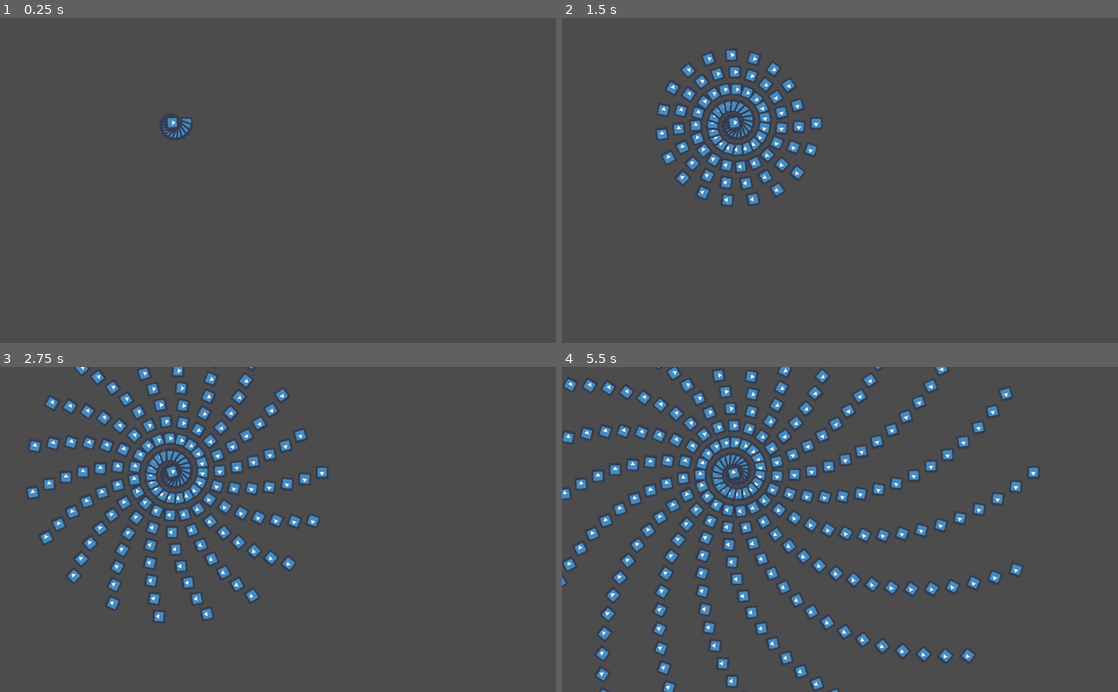
Above: before the commit, frames 1-4 (two rows, left to right).
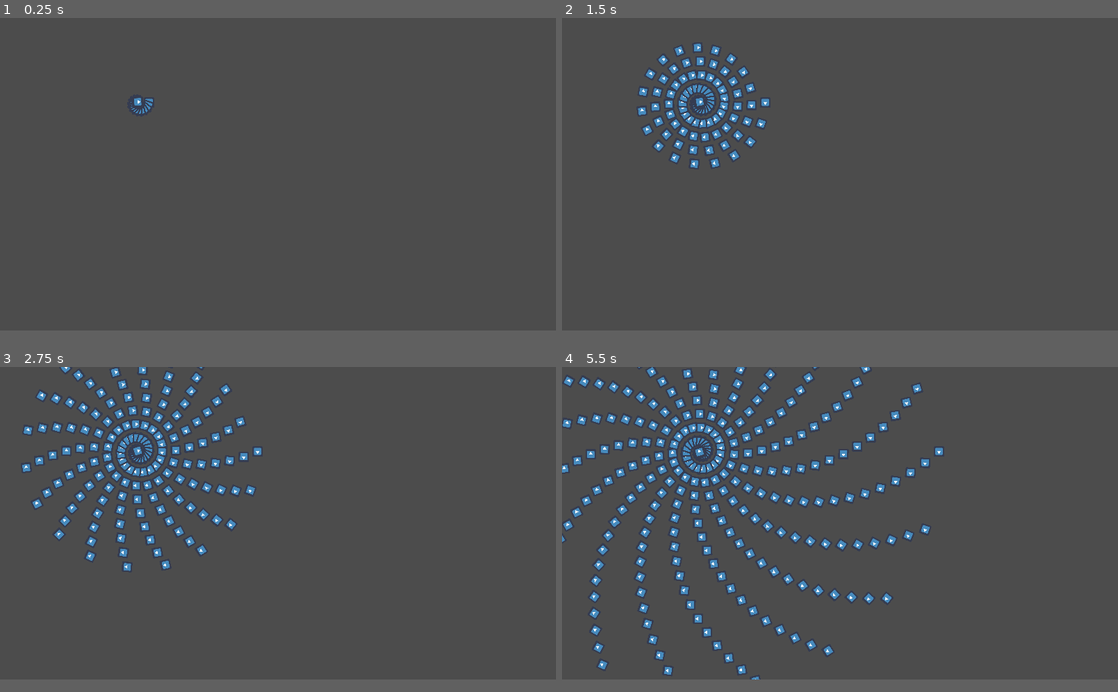
Above: after the commit, the same moments.

Repository: senseibobo/velika-gozba
Game: Godot game, scene res://World/World.tscn
Two runs of this game, one before a commit and one after it. Both use one fixed random seed, a clock stepped at 60 frames per second and the inputs below. The engine's default icon, where the game draws it, is replaced by a stand-in: a white triangle on a blue panel in a dark square.
Inputs (mouse positions are in pixels of both pictures, inside the frame that each line leads up to):
- Up to frame 1 (0.25 s): no input
- Up to frame 2 (1.5 s): move the mouse to (962, 164) at 0.52 s; move the mouse to (728, 196) at 1.27 s
- Up to frame 3 (2.75 s): move the mouse to (333, 458) at 2.02 s
- Up to frame 4 (5.5 s): move the mouse to (812, 594) at 2.77 s; move the mouse to (1006, 578) at 3.52 s; move the mouse to (673, 480) at 4.27 s; move the mouse to (867, 529) at 5.02 s
In our replay, the window is 800x468 before the commit and 800x450 after it. These sizes can differ from the game's own. Grey fills any space a smaller window leaves; there, only what the larger window draws over its background counts as a difference.

The runs differ from the first frame. In frame 1, 0.2% of the frame differs, in the area x 23-35%, y 24-37%; in frame 2, 4.5%; in frame 3, 9.1%; in frame 4, 14%, in the area x 0-86%, y 0-100%.

Commit message:
added UI

Diff:
--- /dev/null
+++ b/UI/MainMenu.gd
@@ -0,0 +1,11 @@
+extends Control
+
+
+export var center_contained_path : NodePath
+export var menu_offset : Vector2 = Vector2(0,80)
+onready var cc : CenterContainer = get_node(center_contained_path)
+
+func _process(delta):
+	var screen_size = get_viewport_rect().size
+	var mpos = get_viewport().get_mouse_position()
+	cc.rect_position = screen_size/2 - (screen_size/2-mpos)/16.0 + menu_offset
--- /dev/null
+++ b/UI/MainMenu.tscn
@@ -0,0 +1,77 @@
+[gd_scene load_steps=6 format=2]
+
+[ext_resource path="res://UI/MainMenu.gd" type="Script" id=1]
+[ext_resource path="res://UI/MainTheme.theme" type="Theme" id=2]
+[ext_resource path="res://Fonts/Modak-Regular.ttf" type="DynamicFontData" id=3]
+
+[sub_resource type="ButtonGroup" id=1]
+
+[sub_resource type="DynamicFont" id=2]
+size = 66
+outline_size = 8
+outline_color = Color( 0, 0, 0, 1 )
+font_data = ExtResource( 3 )
+
+[node name="MainMenu" type="Control"]
+anchor_right = 1.0
+anchor_bottom = 1.0
+theme = ExtResource( 2 )
+script = ExtResource( 1 )
+__meta__ = {
+"_edit_use_anchors_": false
+}
+center_contained_path = NodePath("CenterContainer")
+
+[node name="CenterContainer" type="CenterContainer" parent="."]
+anchor_right = 1.0
+anchor_bottom = 1.0
+use_top_left = true
+__meta__ = {
+"_edit_use_anchors_": false
+}
+
+[node name="VBoxContainer" type="VBoxContainer" parent="CenterContainer"]
+margin_left = -183.0
+margin_top = -246.0
+margin_right = 183.0
+margin_bottom = 246.0
+
+[node name="Play" type="Button" parent="CenterContainer/VBoxContainer"]
+margin_right = 366.0
+margin_bottom = 120.0
+rect_min_size = Vector2( 240, 120 )
+focus_mode = 0
+enabled_focus_mode = 0
+group = SubResource( 1 )
+text = "Play"
+
+[node name="Options" type="Button" parent="CenterContainer/VBoxContainer"]
+margin_top = 124.0
+margin_right = 366.0
+margin_bottom = 244.0
+rect_min_size = Vector2( 240, 120 )
+focus_mode = 0
+enabled_focus_mode = 0
+group = SubResource( 1 )
+text = "Options"
+
+[node name="About" type="Button" parent="CenterContainer/VBoxContainer"]
+margin_top = 248.0
+margin_right = 366.0
+margin_bottom = 368.0
+rect_min_size = Vector2( 240, 120 )
+focus_mode = 0
+enabled_focus_mode = 0
+group = SubResource( 1 )
+text = "About"
+
+[node name="Quit" type="Button" parent="CenterContainer/VBoxContainer"]
+margin_top = 372.0
+margin_right = 366.0
+margin_bottom = 492.0
+rect_min_size = Vector2( 240, 120 )
+focus_mode = 0
+custom_fonts/font = SubResource( 2 )
+enabled_focus_mode = 0
+group = SubResource( 1 )
+text = "Quit"
--- a/project.godot
+++ b/project.godot
@@ -30,10 +30,13 @@
 run/main_scene="res://World/World.tscn"
 config/icon="res://icon.png"
 
+[display]
+
+window/size/width=1280
+window/size/height=720
+window/stretch/mode="2d"
+window/stretch/aspect="expand"
+
 [physics]
 
 common/enable_pause_aware_picking=true
-
-[rendering]
-
-environment/default_environment="res://default_env.tres"
Binary file added: Fonts/Modak-Regular.ttf
Binary file added: UI/MainTheme.theme
